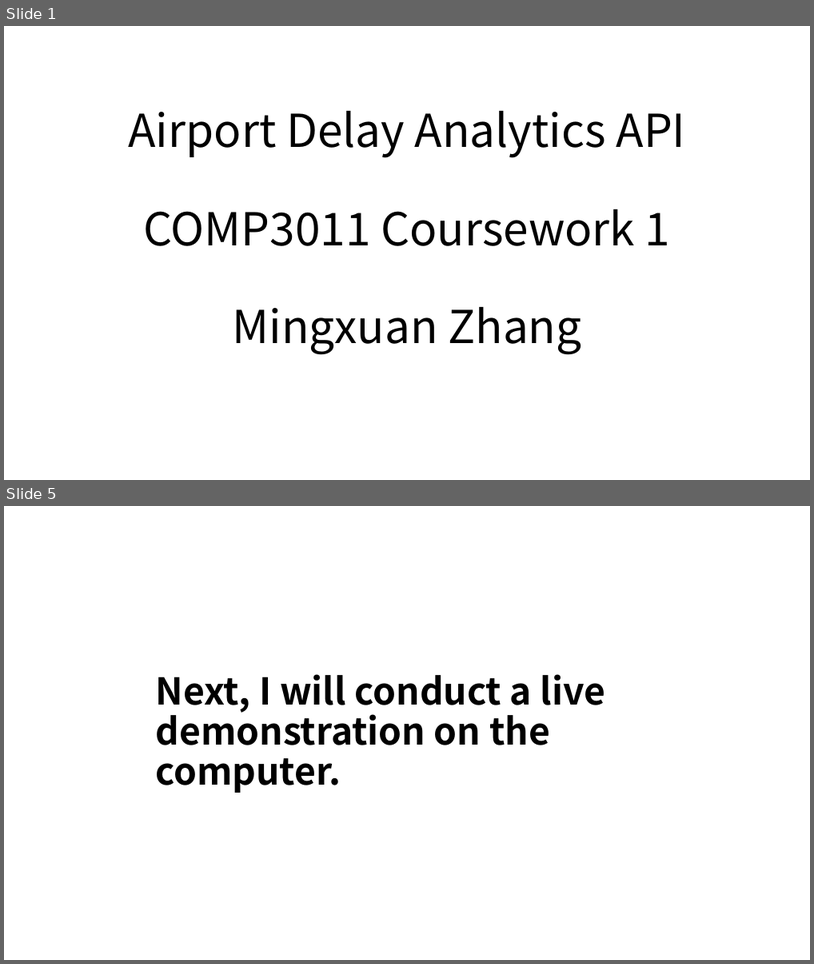
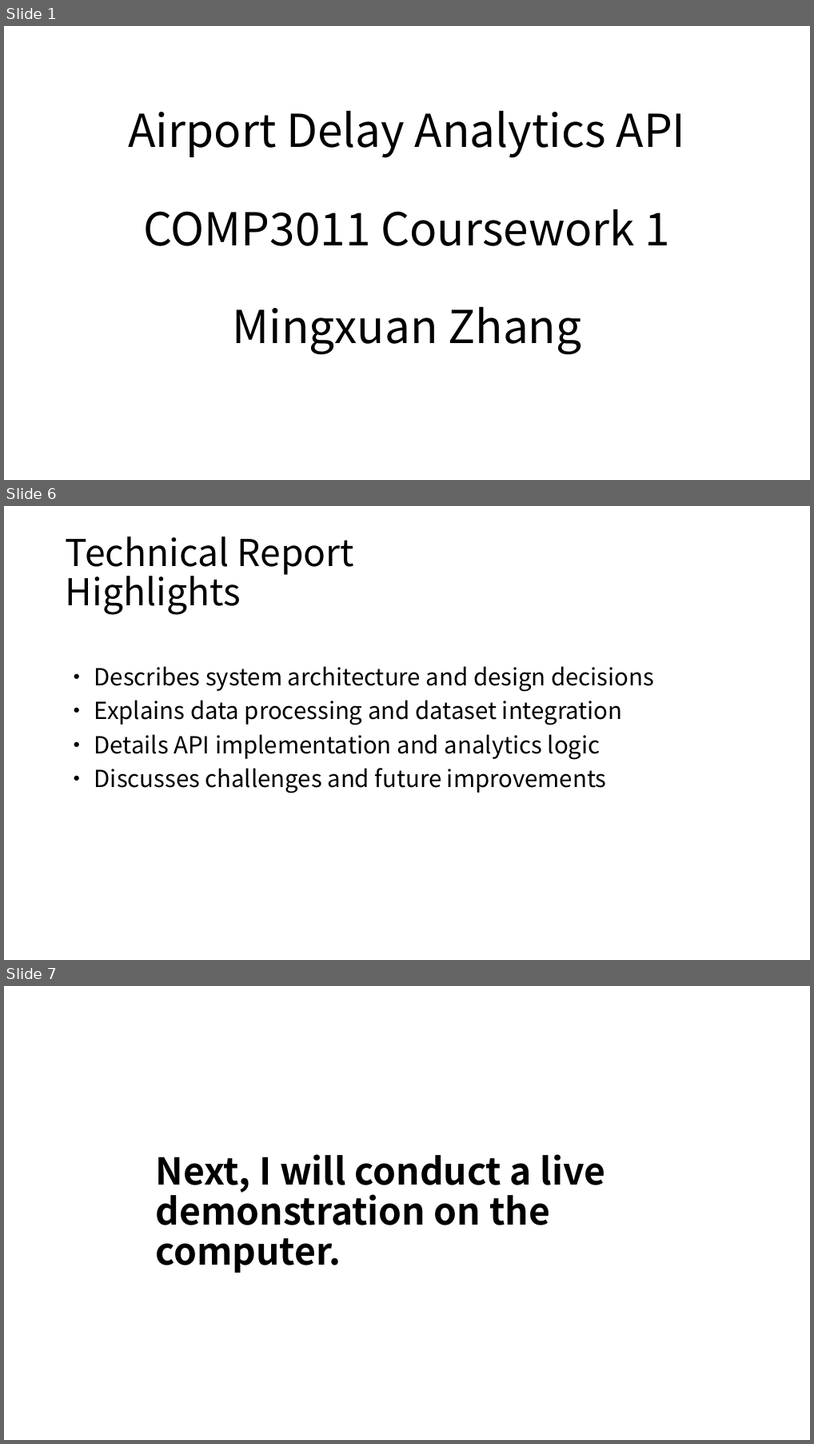
Before and after one commit to AncofordAGGGGG/airport-api, a slide deck: docs/presentation.pptx. Shown one above the other, each under a label of ours: slides 1 and 5 before the commit, slides 1, 6 and 7 after it; the slides between them are not shown. The pictures are 814x964 and 814x1444 pixels, drawn with LibreOffice and Linux fonts; fonts in the diff are those of the drawing. Boxes give left, top, right and bottom in pixels: in the first picture for what was removed or moved away, otherwise in the second. Text is boxed around its words. In the diff, an @@ line names an element or a change of style, - is before the commit and + after.

```diff
--- a/docs/presentation.pptx
+++ b/docs/presentation.pptx
@@ slide 6 added at (4, 506, 810, 960), background #FFFFFF @@
@@ title added at (66, 536, 354, 615), 44 pt, text #000000 @@
+Technical Report Highlights
@@ text added at (94, 666, 654, 793), 28 pt, text #000000 @@
+• Describes system architecture and design decisions
+• Explains data processing and dataset integration
+• Details API implementation and analytics logic
+• Discusses challenges and future improvements
@@ what was slide 5 is now slide 7 @@
```
Also in this commit, not shown: 2 slides changed, 2 other slides added, 1 slide removed, 1 other file.
